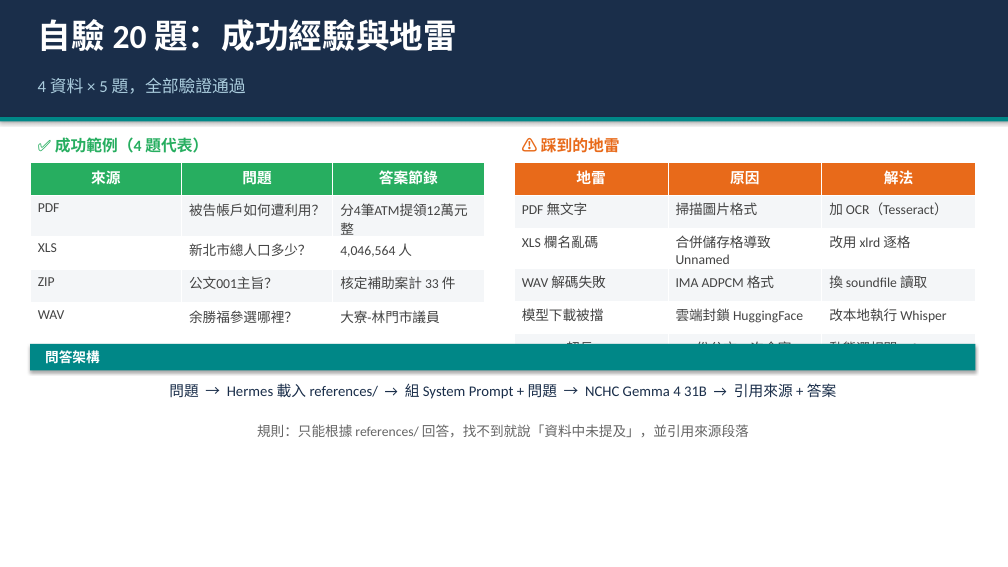
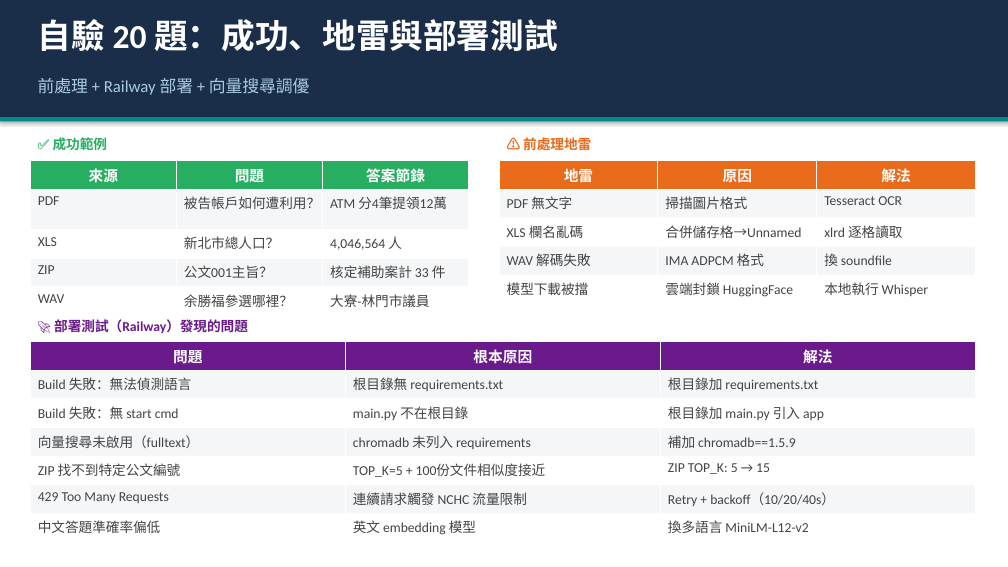
Before and after one commit to HoPoJung/Cameo, a slide deck: slide 4 of slides/報告_柏融.pptx. Drawn at 1008x567 pixels with LibreOffice and Linux fonts; fonts in the diff are those of the drawing. Boxes give left, top, right and bottom in pixels: in the first picture for what was removed or moved away, otherwise in the second. Text is boxed around its words. In the diff, an @@ line names an element or a change of style, - is before the commit and + after.

```diff
--- a/slides/報告_柏融.pptx
+++ b/slides/報告_柏融.pptx
@@ text at [38, 19, 557, 51]: text changed @@
-自驗 20 題：成功經驗與地雷
+自驗 20 題：成功、地雷與部署測試
@@ text at [38, 78, 309, 95]: text changed @@
-4 資料 × 5 題，全部驗證通過
+前處理 + Railway 部署 + 向量搜尋調優
@@ text at [53, 137, 108, 150]: text changed; size 15 to 13 pt @@
-✅ 成功範例（4 題代表）
+✅ 成功範例
@@ text at [523, 136, 591, 154]: text changed; size 15 to 13 pt @@
-⚠️ 踩到的地雷
+⚠️ 前處理地雷
@@ table at [30, 160, 468, 311] @@
-row 2, column 3: 分4筆ATM提領12萬元整
+row 2, column 3: ATM 分4筆提領12萬
-row 3, column 2: 新北市總人口多少？
+row 3, column 2: 新北市總人口？
@@ table: place and size @@
-table at [30, 163, 484, 329]
+table at [30, 160, 468, 311]
@@ table at [499, 160, 975, 304] @@
-row 2: PDF 無文字 | 掃描圖片格式 | 加 OCR（Tesseract）
-row 3: XLS 欄名亂碼 | 合併儲存格導致 Unnamed | 改用 xlrd 逐格
-row 4: WAV 解碼失敗 | IMA ADPCM 格式 | 換 soundfile 讀取
-row 5: 模型下載被擋 | 雲端封鎖 HuggingFace | 改本地執行 Whisper
-row 6: Prompt 超長 | 100份公文一次全塞 | 動態選相關 references
+row 2: PDF 無文字 | 掃描圖片格式 | Tesseract OCR
+row 3: XLS 欄名亂碼 | 合併儲存格→Unnamed | xlrd 逐格讀取
+row 4: WAV 解碼失敗 | IMA ADPCM 格式 | 換 soundfile
+row 5: 模型下載被擋 | 雲端封鎖 HuggingFace | 本地執行 Whisper
@@ table: place and size @@
-table at [514, 163, 975, 359]
+table at [499, 160, 975, 304]
@@ text added at [54, 319, 248, 333], 13 pt, text #6A1A8A, bold @@
+🚀 部署測試（Railway）發現的問題
@@ rectangle removed at [30, 344, 975, 371] @@
@@ table added at [30, 342, 976, 542], 7 rows, 3 columns @@
+問題 | 根本原因 | 解法
+Build 失敗：無法偵測語言 | 根目錄無 requirements.txt | 根目錄加 requirements.txt
+Build 失敗：無 start cmd | main.py 不在根目錄 | 根目錄加 main.py 引入 app
+向量搜尋未啟用（fulltext） | chromadb 未列入 requirements | 補加 chromadb==1.5.9
+ZIP 找不到特定公文編號 | TOP_K=5 + 100份文件相似度接近 | ZIP TOP_K: 5 → 15
+429 Too Many Requests | 連續請求觸發 NCHC 流量限制 | Retry + backoff（10/20/40s）
+中文答題準確率偏低 | 英文 embedding 模型 | 換多語言 MiniLM-L12-v2
@@ text removed at [45, 349, 99, 367] @@
-問答架構
@@ text removed at [169, 383, 836, 399] @@
-問題 → Hermes 載入 references/ → 組 System Prompt + 問題 → NCHC Gemma 4 31B → 引用來源 + 答案
@@ text removed at [257, 424, 749, 437] @@
-規則：只能根據 references/ 回答，找不到就說「資料中未提及」，並引用來源段落
```
Also in this commit, not shown: 1 other slide changed, 2 other files.
